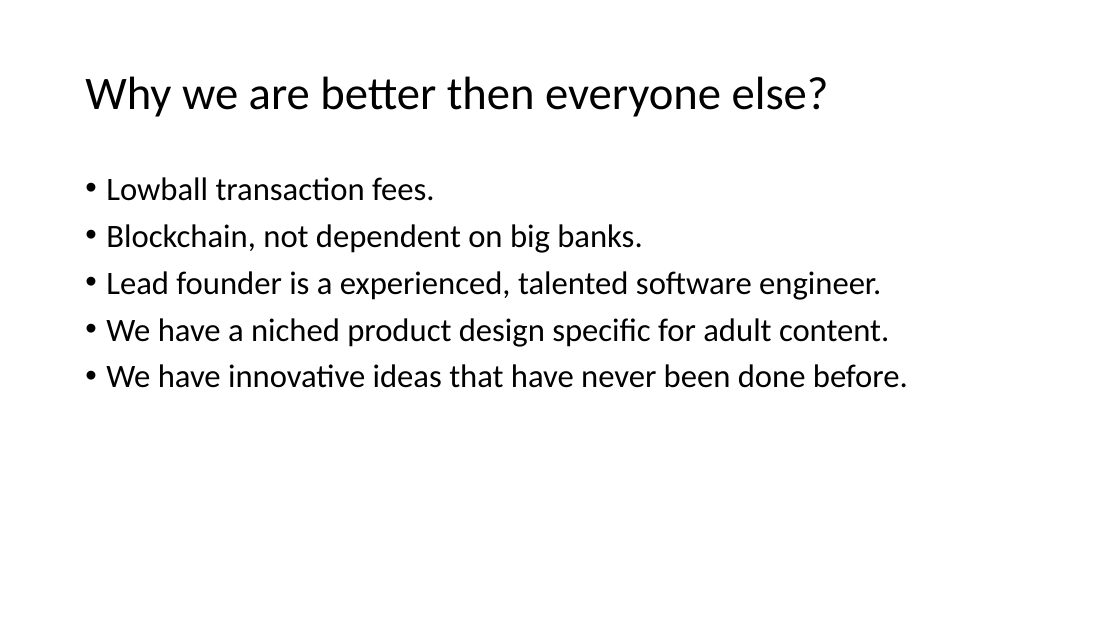
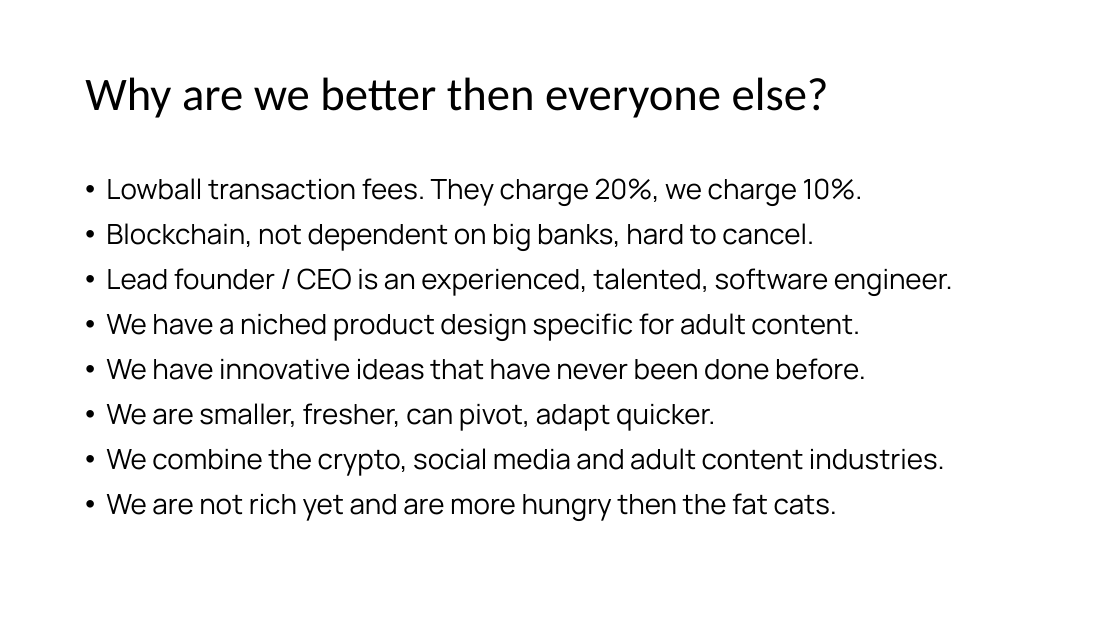
Before and after one commit to own-me/nude-pitch, a slide deck: slide 10 of own-me-pitch.pptx. Drawn at 1120x630 pixels with LibreOffice and Linux fonts; fonts in the diff are those of the drawing. Boxes give left, top, right and bottom in pixels: in the first picture for what was removed or moved away, otherwise in the second. Text is boxed around its words. In the diff, an @@ line names an element or a change of style, - is before the commit and + after.

Commit message:
more slides work

```diff
--- a/own-me-pitch.pptx
+++ b/own-me-pitch.pptx
@@ title at <box>85,77,829,118</box>: text changed @@
-Why we are better then everyone else?
+Why are we better then everyone else?
@@ text at <box>106,178,953,296</box>: text changed; size 28 to 23.8 pt; font Calibri to Manrope @@
-• Lowball transaction fees.
-• Blockchain, not dependent on big banks.
-• Lead founder is a experienced, talented software engineer.
+• Lowball transaction fees. They charge 20%, we charge 10%.
+• Blockchain, not dependent on big banks, hard to cancel.
+• Lead founder / CEO is an experienced, talented, software engineer.
@@ text at <box>106,313,866,380</box>: size 28 to 23.8 pt, font Calibri to Manrope in "We have a niched product design specific ...", "We have innovative ideas that have never ..."; line spacing 0.9 to 1 @@
@@ text at <box>106,403,945,521</box>: paragraphs added @@
+• We are smaller, fresher, can pivot, adapt quicker.
+• We combine the crypto, social media and adult content industries.
+• We are not rich yet and are more hungry then the fat cats.
```
Also in this commit, not shown: 7 other slides changed.
